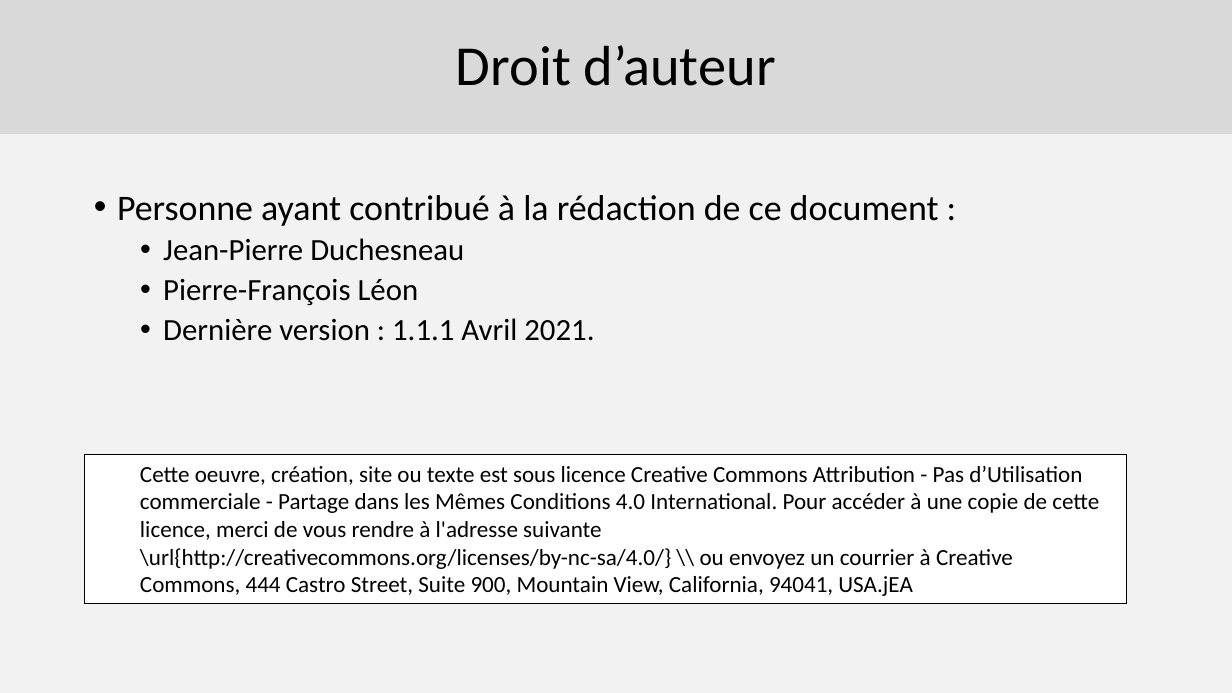
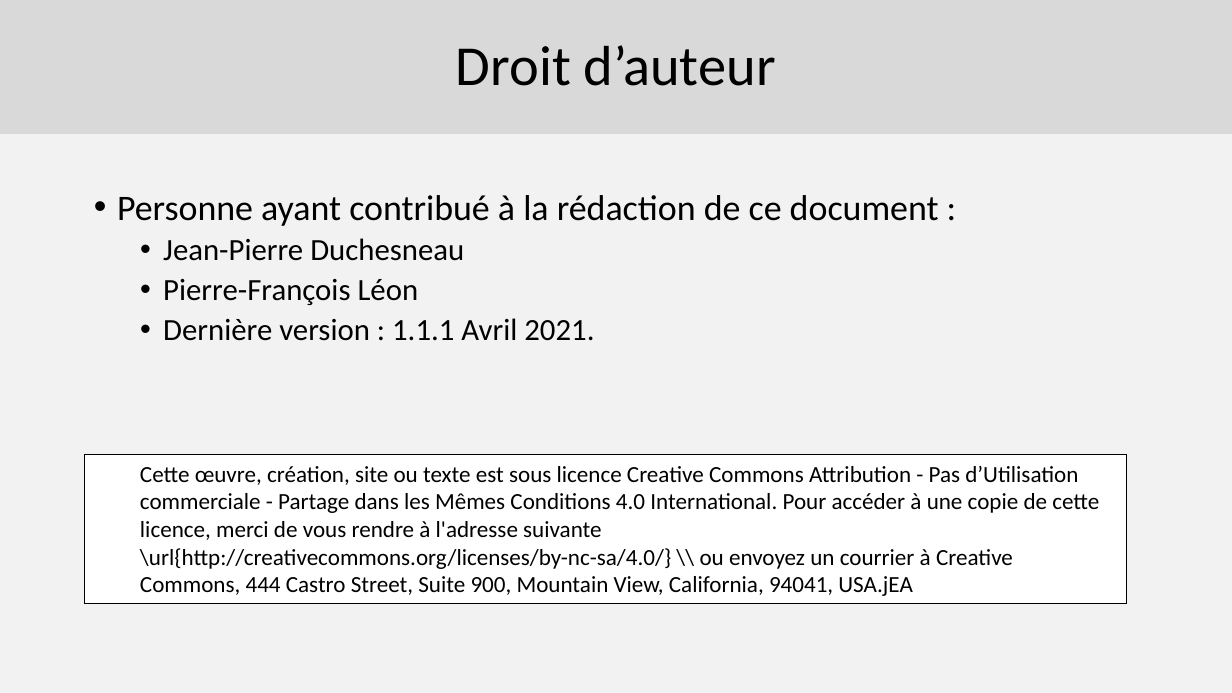
Before and after one commit to simonquillaud/420-W44-SF-v2, a slide deck: slide 24 of Module01_Intro/Module1_IntroInfra.pptx. Drawn at 1232x693 pixels with LibreOffice and Linux fonts; fonts in the diff are those of the drawing. Boxes give left, top, right and bottom in pixels: in the first picture for what was removed or moved away, otherwise in the second. Text is boxed around its words. In the diff, an @@ line names an element or a change of style, - is before the commit and + after.

```diff
--- a/Module01_Intro/Module1_IntroInfra.pptx
+++ b/Module01_Intro/Module1_IntroInfra.pptx
@@ text in rectangle at bbox=[140, 466, 1099, 596]: text changed @@
-  Cette oeuvre, création, site ou texte est sous licence Creative Commons Attribution - Pas d’Utilisation commerciale - Partage dans les Mêmes Conditions 4.0 International. Pour accéder à une copie de cette licence, merci de vous rendre à l'adresse suivante \url{http://creativecommons.org/licenses/by-nc-sa/4.0/} \\ ou envoyez un courrier à Creative Commons, 444 Castro Street, Suite 900, Mountain View, California, 94041, USA.jEA
+  Cette œuvre, création, site ou texte est sous licence Creative Commons Attribution - Pas d’Utilisation commerciale - Partage dans les Mêmes Conditions 4.0 International. Pour accéder à une copie de cette licence, merci de vous rendre à l'adresse suivante \url{http://creativecommons.org/licenses/by-nc-sa/4.0/} \\ ou envoyez un courrier à Creative Commons, 444 Castro Street, Suite 900, Mountain View, California, 94041, USA.jEA
```
Also in this commit, not shown: 3 other files.
